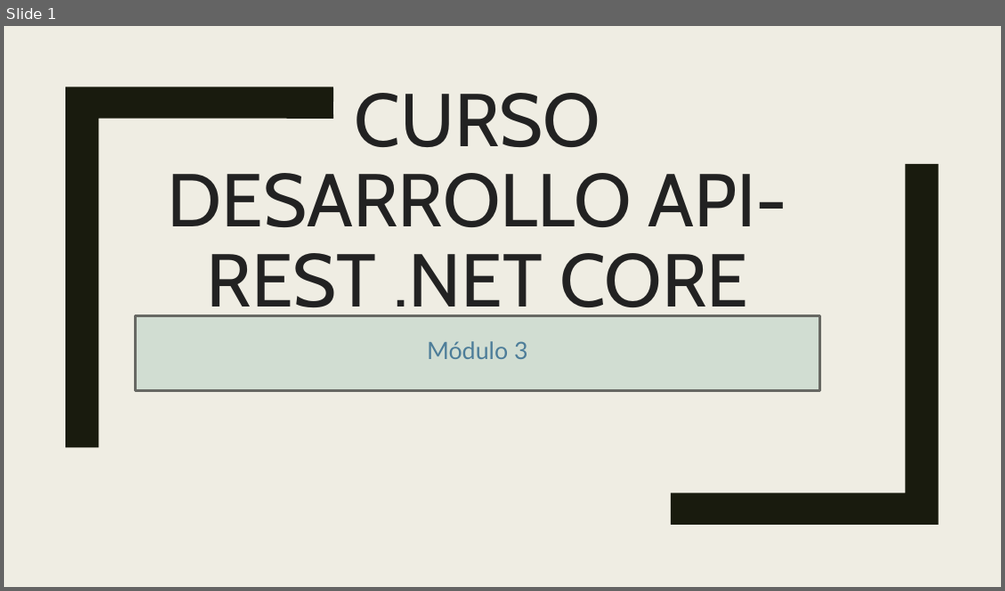
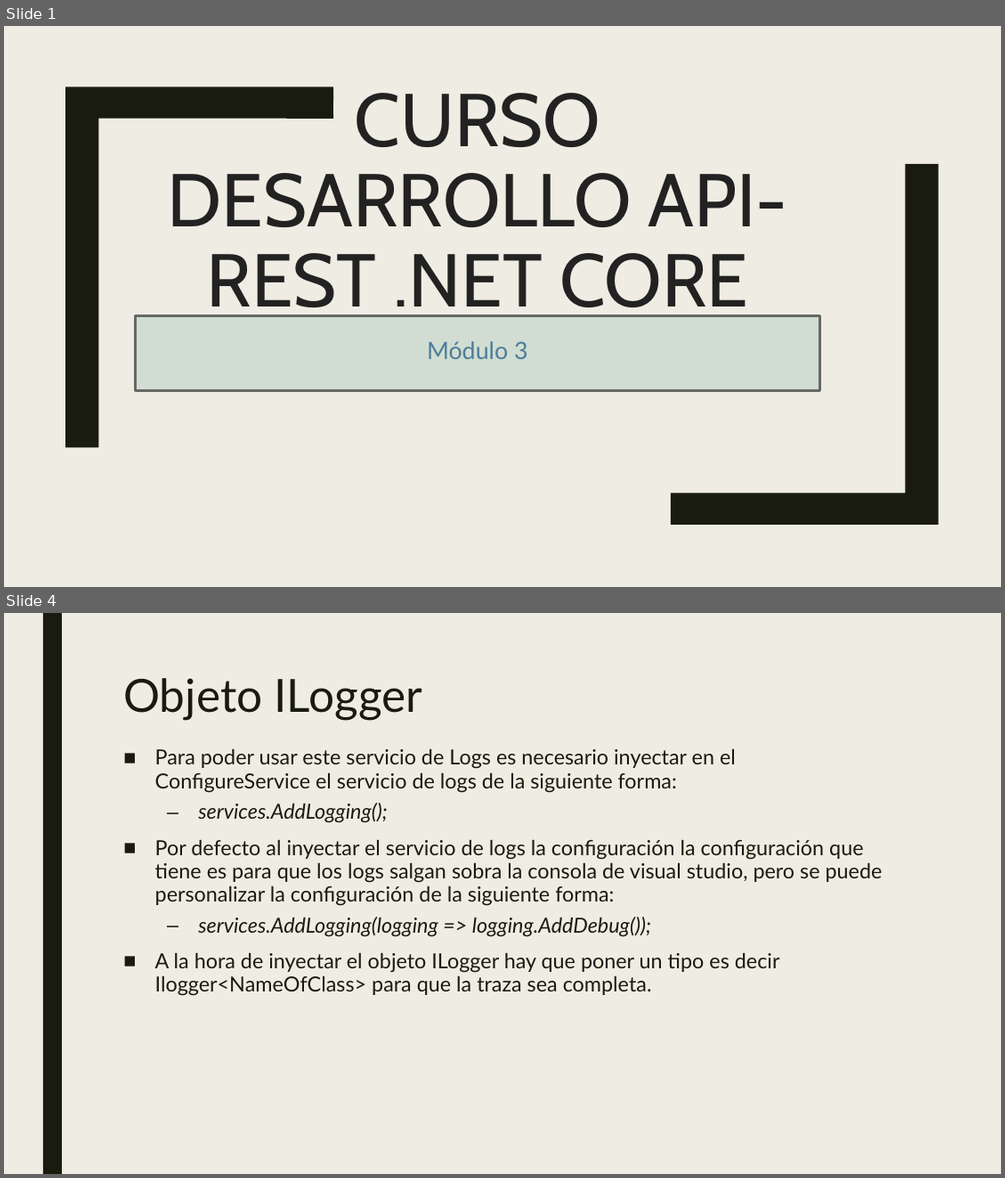
Before and after one commit to dadjh85/Demo3-Curso-.NetCore3.1, a slide deck: doc/Demo3- Curso .NET Core.pptx. Shown one above the other, each under a label of ours: slide 1 before the commit, slides 1 and 4 after it; the slides between them are not shown. The pictures are 1005x591 and 1005x1178 pixels, drawn with LibreOffice and Linux fonts; fonts in the diff are those of the drawing. Boxes give left, top, right and bottom in pixels: in the first picture for what was removed or moved away, otherwise in the second. Text is boxed around its words. In the diff, an @@ line names an element or a change of style, - is before the commit and + after.

```diff
--- a/doc/Demo3- Curso .NET Core.pptx
+++ b/doc/Demo3- Curso .NET Core.pptx
@@ slide 4 added at <box>4,613,1001,1174</box>, background #EFEDE3 @@
@@ rectangle added at <box>43,613,62,1174</box>, fill #191B0E @@
@@ title added at <box>123,678,423,720</box>, 44 pt, text #191B0E @@
+Objeto ILogger
@@ text added at <box>155,748,882,996</box>, 20 pt, text #191B0E @@
+■ Para poder usar este servicio de Logs es necesario inyectar en el ConfigureService el servicio de logs de la siguiente forma:
+  – services.AddLogging();
+■ Por defecto al inyectar el servicio de logs la configuración la configuración que tiene es para que los logs salgan sobra la consola de visual studio, pero se puede personalizar la configuración de la siguiente forma:
+  – services.AddLogging(logging => logging.AddDebug());
+■ A la hora de inyectar el objeto ILogger hay que poner un tipo es decir Ilogger<NameOfClass> para que la traza sea completa.
```
Also in this commit, not shown: 1 slide changed, 6 other slides added, 9 other files.
